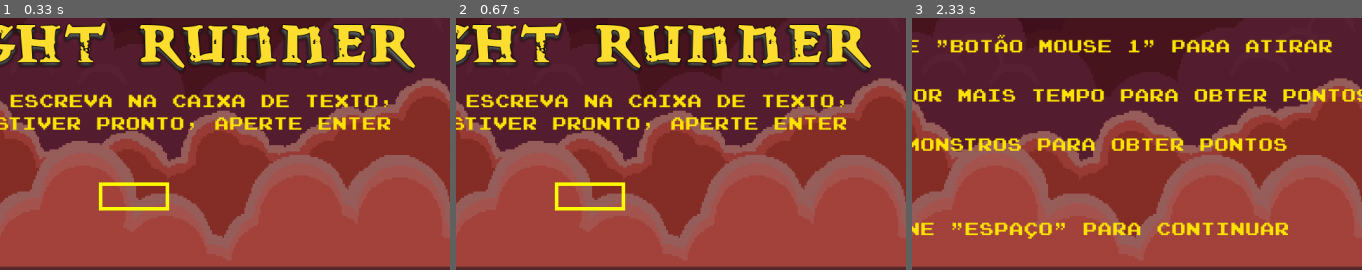
Above: before the commit, frames 1-3 (left to right).
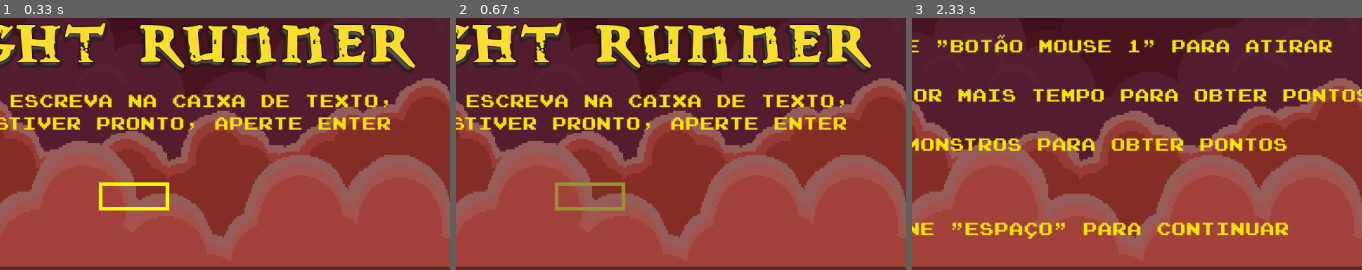
Above: after the commit, the same moments.

Repository: insper-classroom/devlife-23-1-projeto-pygame-henrique-e-guilherme
Game: pygame game, started from jogo/funcoes/jogo.py
Same seed, same stepped clock (60 frames per second), same inputs: the game is played once before the commit and once after it.
Inputs (mouse positions are % of the whole screen's width and height, from its top left):
- Up to frame 1 (0.33 s): no input
- Up to frame 2 (0.67 s): click (50, 72) at 0.38 s
- Up to frame 3 (2.33 s): click (50, 56) at 0.72 s; tap Enter at 2.1 s
The pictures show only the part of the screen within x 35-85%, y 37-87%; the shares and areas given below are measured in that part.

Frame 1 is identical in both runs. In frame 2, 0.6% of the frame differs, in the area x 22-38%, y 65-77%; in frame 3, nothing differs.

Commit message:
Caixa de texto muda de cor ao clicar

Diff:
--- a/jogo/funcoes/classes.py
+++ b/jogo/funcoes/classes.py
@@ -9,13 +9,16 @@
         self.texto_surface = fonte.render(self.texto, True, 'Red')
         self.pode_escrever = False
         self.fonte = fonte
+        self.cor = 'Yellow'
 
     def escreve(self, event):
         if event.type == pygame.MOUSEBUTTONDOWN:
             if  self.rect.collidepoint(event.pos):
                 self.pode_escrever = True
+                self.cor = (152, 152, 49)
             else:
                 self.pode_escrever = False
+                self.cor = 'Yellow'
         if event.type == pygame.KEYDOWN and self.pode_escrever:
             if event.key == pygame.K_RETURN:
                 self.assets['usuario_atual'] = self.texto
@@ -31,7 +34,7 @@
 
     def desenha(self, screen):
         screen.blit(self.texto_surface, (self.rect.x + 5, self.rect.y + 5))
-        pygame.draw.rect(screen, 'Yellow', self.rect, 5)
+        pygame.draw.rect(screen, self.cor, self.rect, 5)
 
 
 class TelaInicial():
